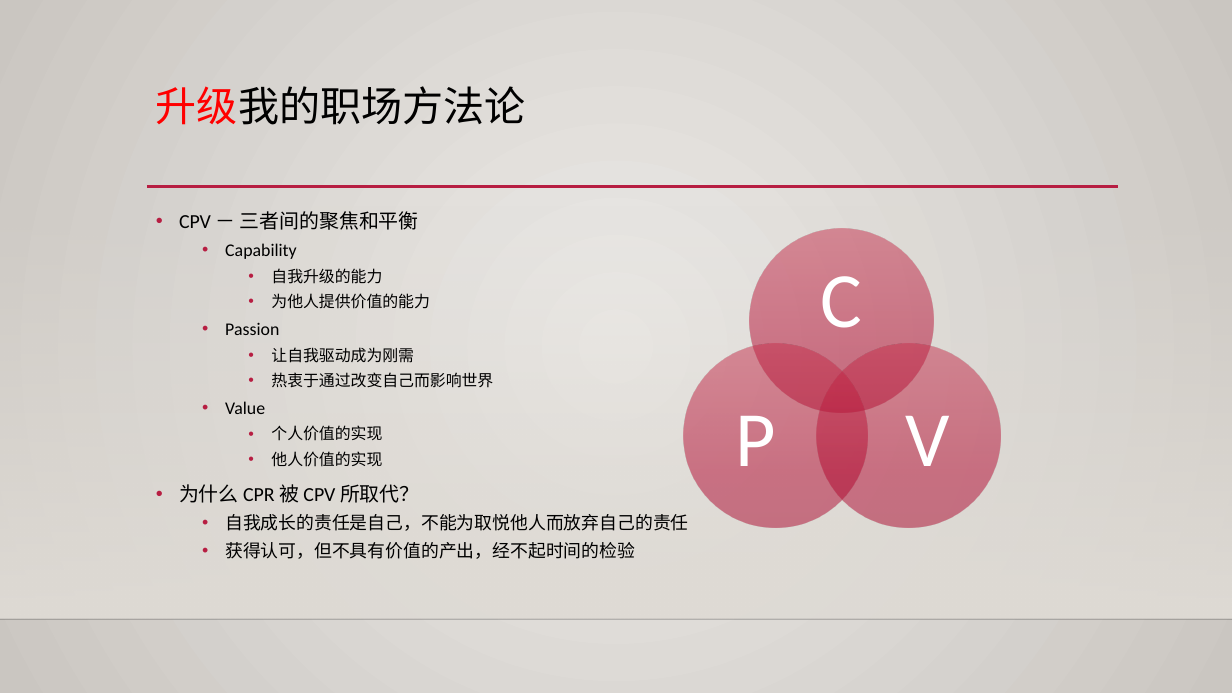
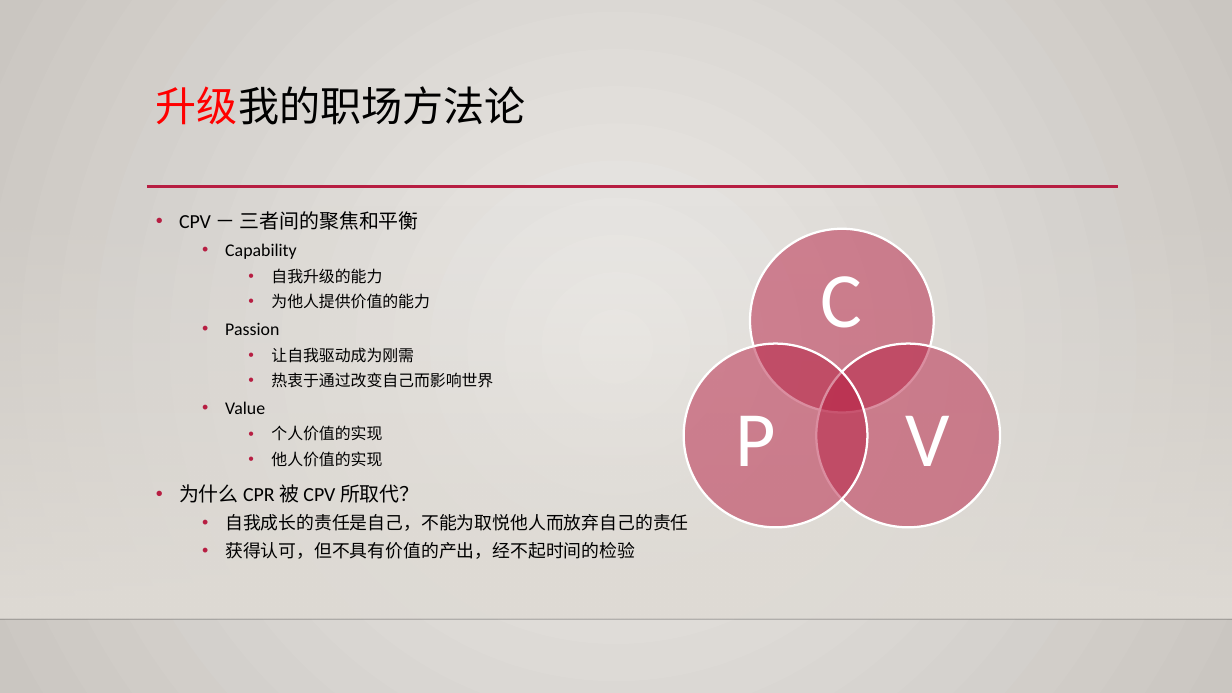
Before and after one commit to yangoliver/mydoc, a slide deck: slide 13 of slides/2016/career_personal_dev.pptx. Drawn at 1232x693 pixels with LibreOffice and Linux fonts; fonts in the diff are those of the drawing; background and template pictures are left out. Boxes give left, top, right and bottom in pixels: in the first picture for what was removed or moved away, otherwise in the second. Text is boxed around its words. In the diff, an @@ line names an element or a change of style, - is before the commit and + after.

```diff
--- a/slides/2016/career_personal_dev.pptx
+++ b/slides/2016/career_personal_dev.pptx
@@ fill gradient #C7304C to #B3062F to #AA062C to #B71E42 at 50% opacity; outline none to #FFFFFF 1.75 pt in 3 elements at (750,229,934,413), (816,344,1000,528), (684,344,868,528) @@
```
Also in this commit, not shown: 1 other slide changed, 1 other file.
